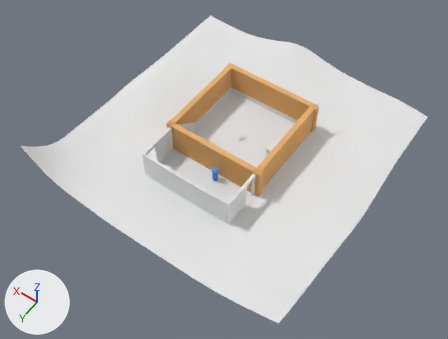
A saved change to the Blender file ld40_moreworse/ld40_moreworse/assets/WORSE_warehouse.blend.
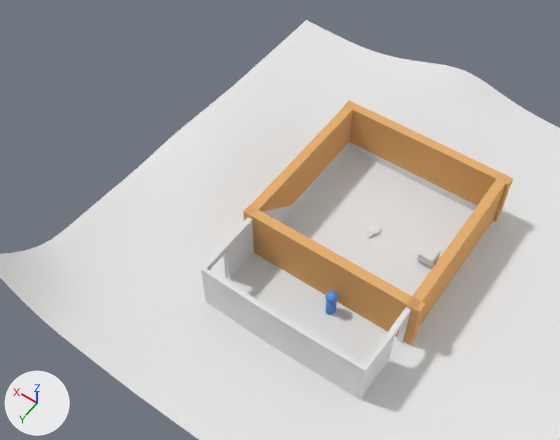
There are two pictures of each version: one whole from a camera (50 mm lens) standing at (-159.7, 246.3, 337.1) and looking at (-4.9, 29.5, -3.5), one close up from a camera (50 mm lens) standing at (-80.8, 179.1, 253.7) and looking at (22.9, 34.0, 25.5). The axes (+X, +Y, +Z) are drawn at lower left. The lights are the same throughout.

The first close-up shows 'ExtGround', 'WH_FloorCounter', 'WH_Walls', '_WallEast', '_WallNorth', '_WallSouth', '_WallWest'.
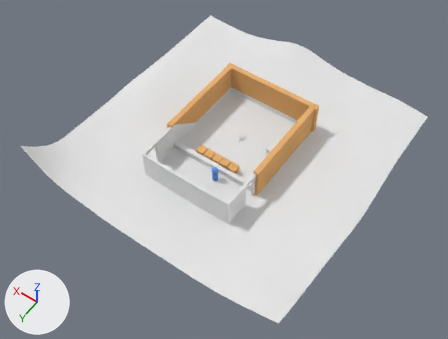
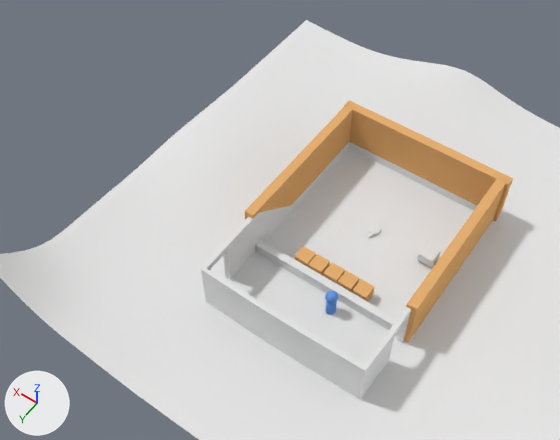
Where the change shows, as pixel boxes (x1, y1, x2, y2) in the close-ups (560 x 440 px):
'_WallNorth', hidden
    before: (243, 205, 425, 345)

The change, as a diff of the scene's bpy script:
```diff
--- a/ld40_moreworse/ld40_moreworse/assets/WORSE_warehouse.blend.py
+++ b/ld40_moreworse/ld40_moreworse/assets/WORSE_warehouse.blend.py
@@ ob_wallnorth @@
 ob_wallnorth.scale = (38.1, 2.0, 12.1)
+ob_wallnorth.hide_viewport = True
```
